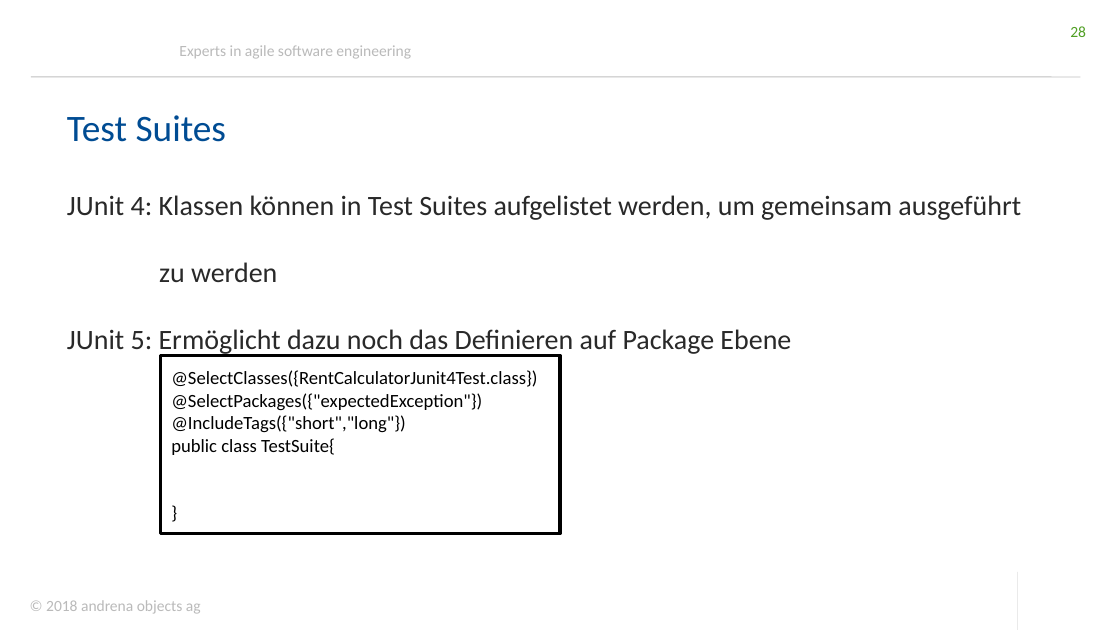
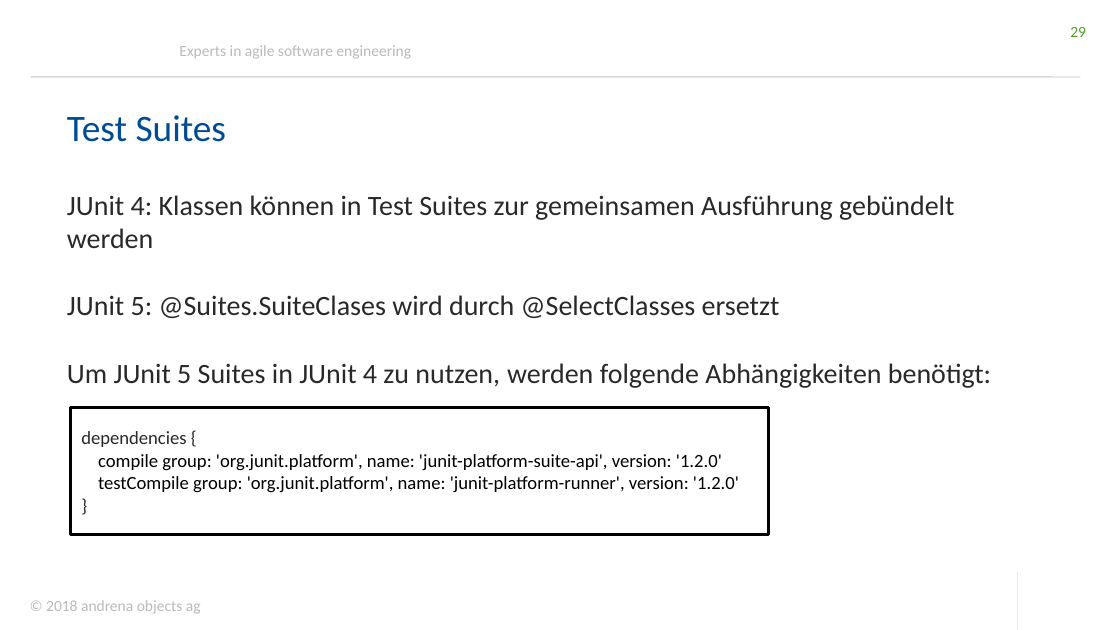
Before and after one commit to andrena/junit5-workshop-et-ka-2018, a slide deck: slide 29 of files/Folien.pptx (slide 28 before the commit). Drawn at 1120x630 pixels with LibreOffice and Linux fonts; fonts in the diff are those of the drawing; background and template pictures are left out. Boxes give left, top, right and bottom in pixels: in the first picture for what was removed or moved away, otherwise in the second. Text is boxed around its words. In the diff, an @@ line names an element or a change of style, - is before the commit and + after.

Commit message:
Abstract Tests und TestSuites überarbeitet

```diff
--- a/files/Folien.pptx
+++ b/files/Folien.pptx
@@ page number at [1070,27,1086,37]: text changed @@
-28
+29
@@ text at [67,195,991,388]: text changed @@
-JUnit 4: Klassen können in Test Suites aufgelistet werden, um gemeinsam ausgeführt
-zu werden
-JUnit 5: Ermöglicht dazu noch das Definieren auf Package Ebene
+JUnit 4: Klassen können in Test Suites zur gemeinsamen Ausführung gebündelt werden
+JUnit 5: @Suites.SuiteClases wird durch @SelectClasses ersetzt
+Um JUnit 5 Suites in JUnit 4 zu nutzen, werden folgende Abhängigkeiten benötigt:
@@ rectangle "dependencies {": place and size @@
-rectangle "dependencies {" at [160,355,560,533]
+rectangle "dependencies {" at [71,408,768,535]
@@ rectangle "dependencies {" at [71,408,768,535]: text colour #000000 to #292929 in "}" @@
@@ text in rectangle at [81,431,739,493]: text changed @@
-@SelectClasses({RentCalculatorJunit4Test.class})
-@SelectPackages({"expectedException"})
-@IncludeTags({"short","long"})
-public class TestSuite{
+dependencies {
+compile group: 'org.junit.platform', name: 'junit-platform-suite-api', version: '1.2.0'
+testCompile group: 'org.junit.platform', name: 'junit-platform-runner', version: '1.2.0'
```
Also in this commit, not shown: 3 other slides changed, 2 slides added.
